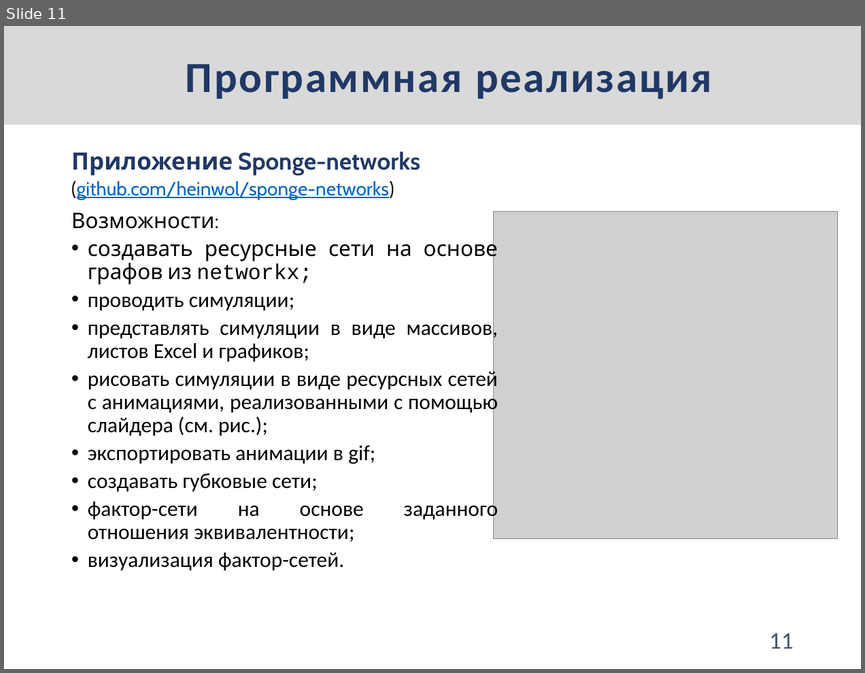
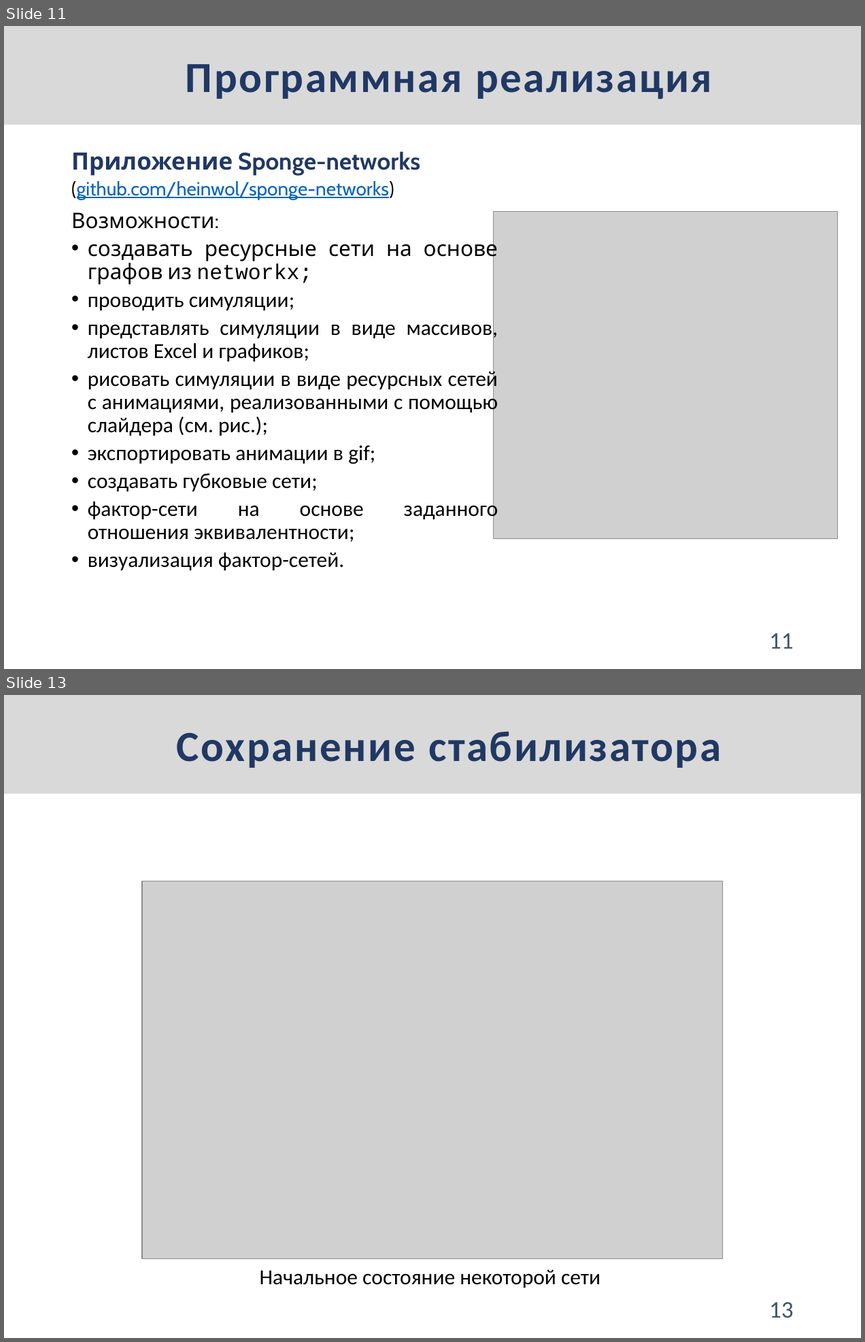
Before and after one commit to heinwol/master-thesis, a slide deck: presentation/Корешков НИР.pptx. Shown one above the other, each under a label of ours: slide 11 before the commit, slides 11 and 13 after it; the slides between them are not shown. The pictures are 865x673 and 865x1342 pixels, drawn with LibreOffice and Linux fonts; fonts in the diff are those of the drawing; grey boxes stand for pictures. Boxes give left, top, right and bottom in pixels: in the first picture for what was removed or moved away, otherwise in the second. Text is boxed around its words. In the diff, an @@ line names an element or a change of style, - is before the commit and + after.

```diff
--- a/presentation/Корешков НИР.pptx
+++ b/presentation/Корешков НИР.pptx
@@ slide 13 added at (4,695,861,1338), background #FFFFFF @@
@@ rectangle added at (4,695,861,794), fill #D9D9D9, 36 pt, text #203864, bold @@
+Сохранение стабилизатора
@@ picture added at (142,881,722,1259) @@
@@ text added at (260,1269,600,1287), 18 pt, text #000000 @@
+Начальное состояние некоторой сети
@@ page number added at (769,1302,793,1317), 20 pt, text #44546A @@
+13
```
Also in this commit, not shown: 3 slides changed, 5 other slides added, 2 slides removed, 1 other file.
